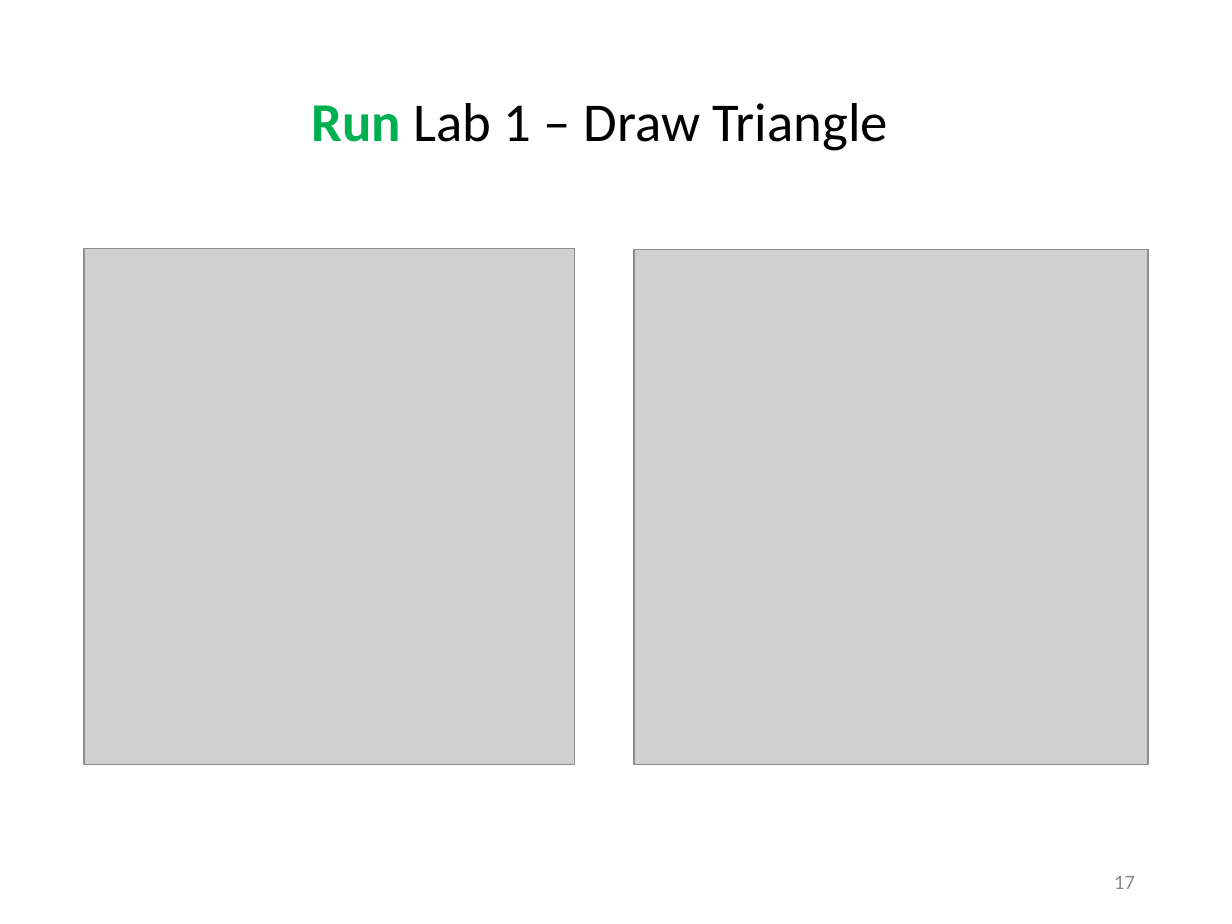
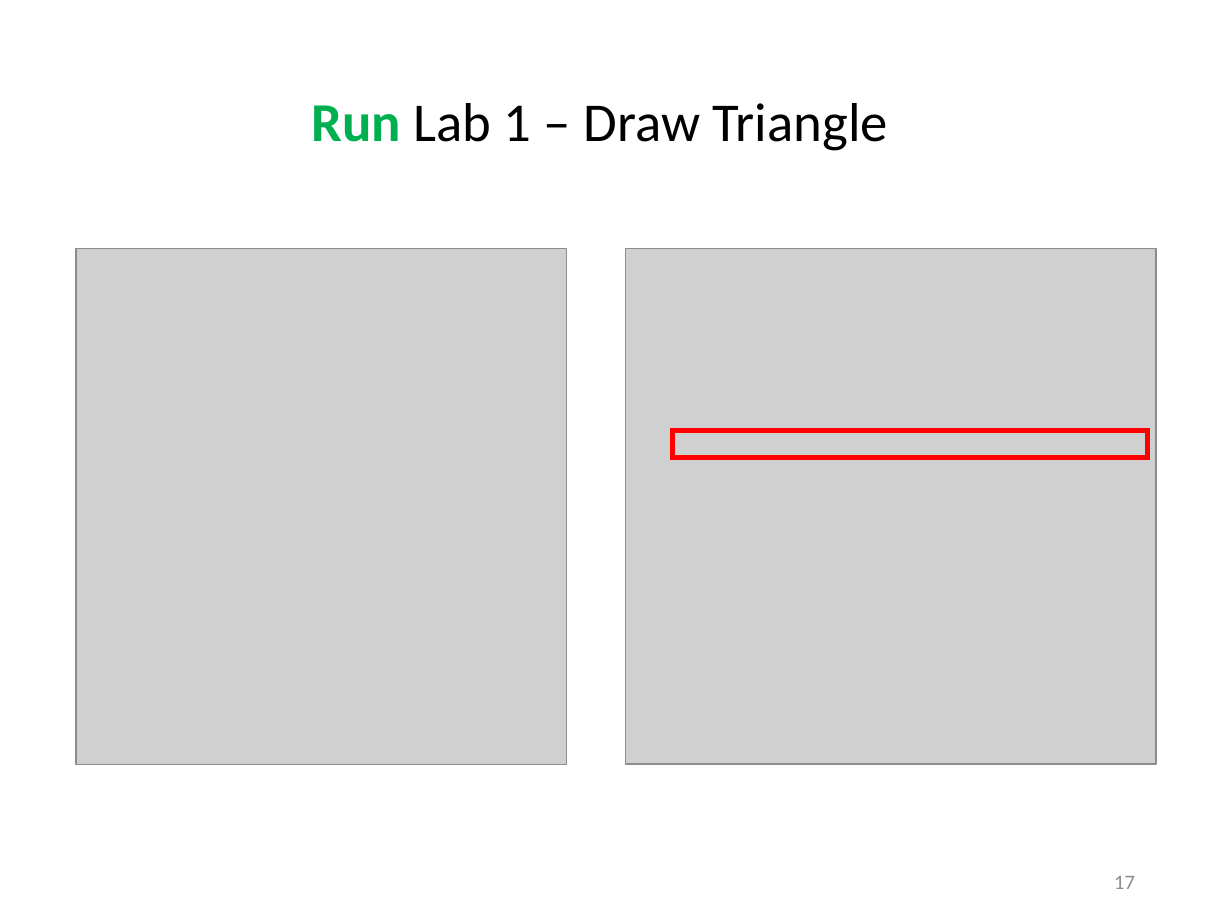
Before and after one commit to dbiersach/scicomp301-cpp-linux, a slide deck: slide 17 of session05/Session 05 - 2D Graphics, Polar Coordinates.pptx. Drawn at 1232x924 pixels with LibreOffice and Linux fonts; fonts in the diff are those of the drawing; grey boxes stand for pictures. Boxes give left, top, right and bottom in pixels: in the first picture for what was removed or moved away, otherwise in the second. Text is boxed around its words. In the diff, an @@ line names an element or a change of style, - is before the commit and + after.

```diff
--- a/session05/Session 05 - 2D Graphics, Polar Coordinates.pptx
+++ b/session05/Session 05 - 2D Graphics, Polar Coordinates.pptx
@@ picture: place and size @@
-picture at box(84, 249, 574, 765)
+picture at box(76, 249, 567, 765)
@@ picture: place and size @@
-picture at box(634, 249, 1148, 764)
+picture at box(626, 249, 1156, 764)
@@ rectangle added at box(673, 430, 1147, 457), outline #FF0000 3 pt @@
```
Also in this commit, not shown: 8 other slides changed, 7 slides added, 1 other file.
